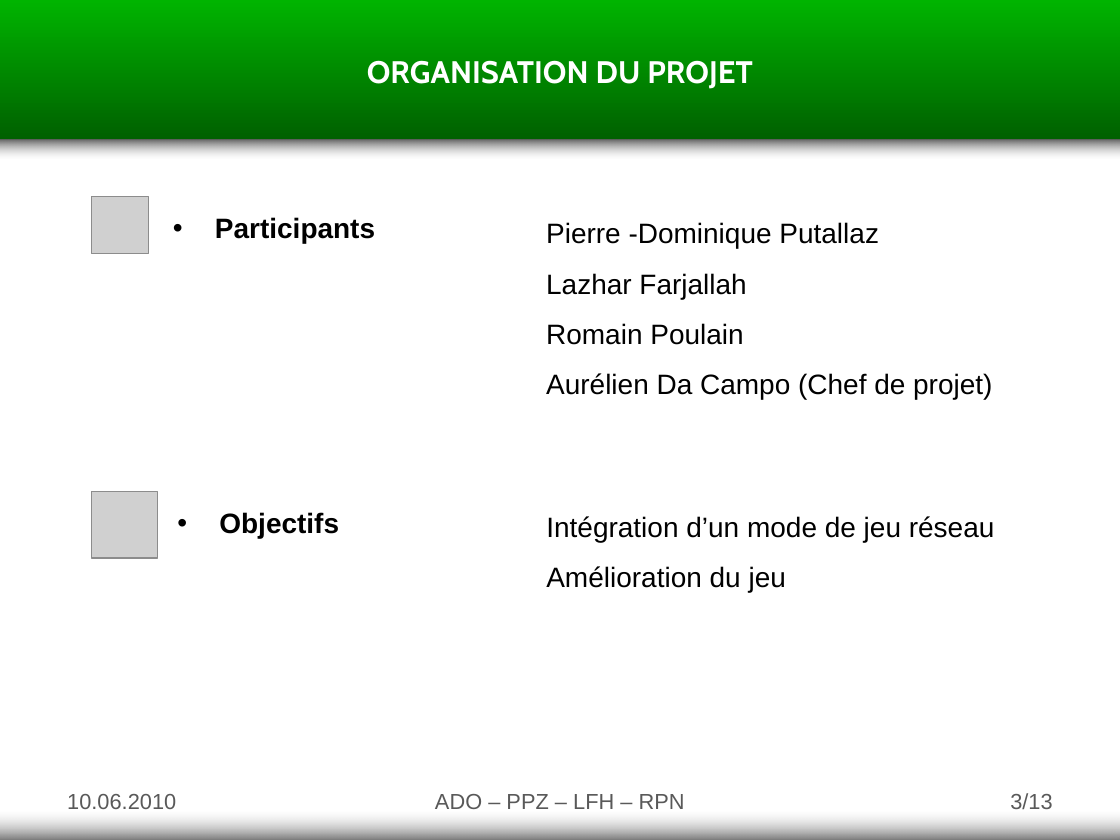
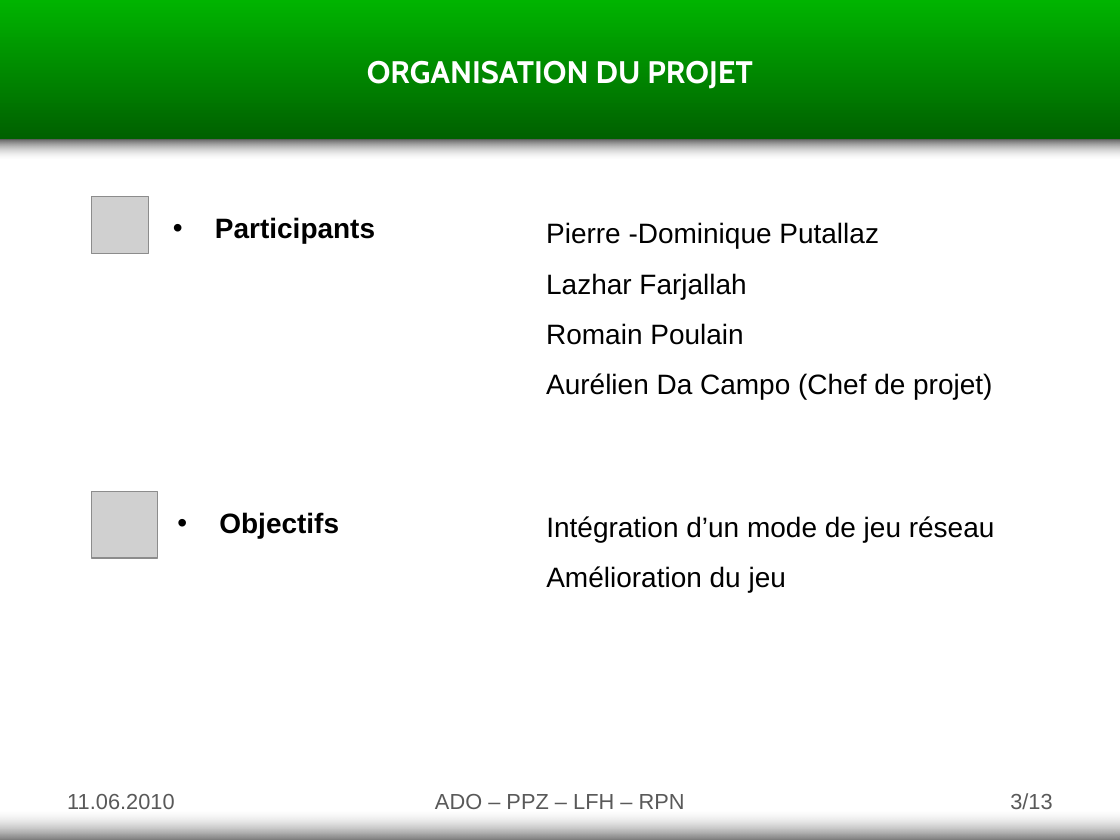
Before and after one commit to Adolio/asd-tower-defense, a slide deck: slide 3 of documents/v2.0/Presentation.pptx. Drawn at 1120x840 pixels with LibreOffice and Linux fonts; fonts in the diff are those of the drawing; grey boxes stand for pictures. Boxes give left, top, right and bottom in pixels: in the first picture for what was removed or moved away, otherwise in the second. Text is boxed around its words. In the diff, an @@ line names an element or a change of style, - is before the commit and + after.

```diff
--- a/documents/v2.0/Presentation.pptx
+++ b/documents/v2.0/Presentation.pptx
@@ text at (67,794,174,809): text changed @@
-10.06.2010
+11.06.2010
```
Also in this commit, not shown: 10 other slides changed, 5 other files.
